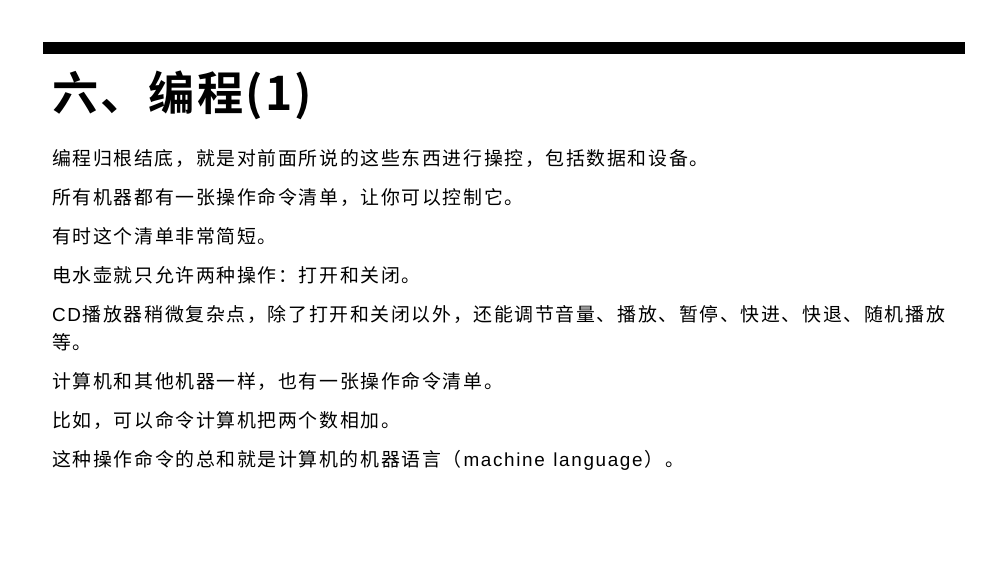
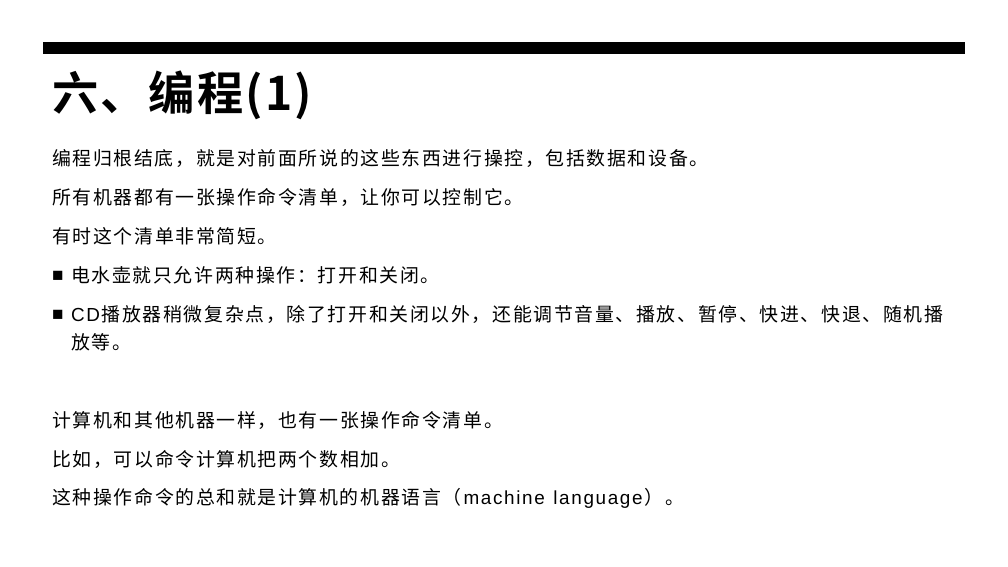
Before and after one commit to panxibei/writing, a slide deck: slide 26 of 44_心理学/21_浥尘伙伴社团独家密训课程：计算机编程开门课/浥尘伙伴社团原创：计算机编程开门课.pptx (slide 24 before the commit). Drawn at 1008x567 pixels with LibreOffice and Linux fonts; fonts in the diff are those of the drawing. Boxes give left, top, right and bottom in pixels: in the first picture for what was removed or moved away, otherwise in the second. Text is boxed around its words. In the diff, an @@ line names an element or a change of style, - is before the commit and + after.

```diff
--- a/44_心理学/21_浥尘伙伴社团独家密训课程：计算机编程开门课/浥尘伙伴社团原创：计算机编程开门课.pptx
+++ b/44_心理学/21_浥尘伙伴社团独家密训课程：计算机编程开门课/浥尘伙伴社团原创：计算机编程开门课.pptx
@@ text at (71,266,943,351): bullet none to ■ @@
```
Also in this commit, not shown: 23 other slides changed, 2 slides added.
